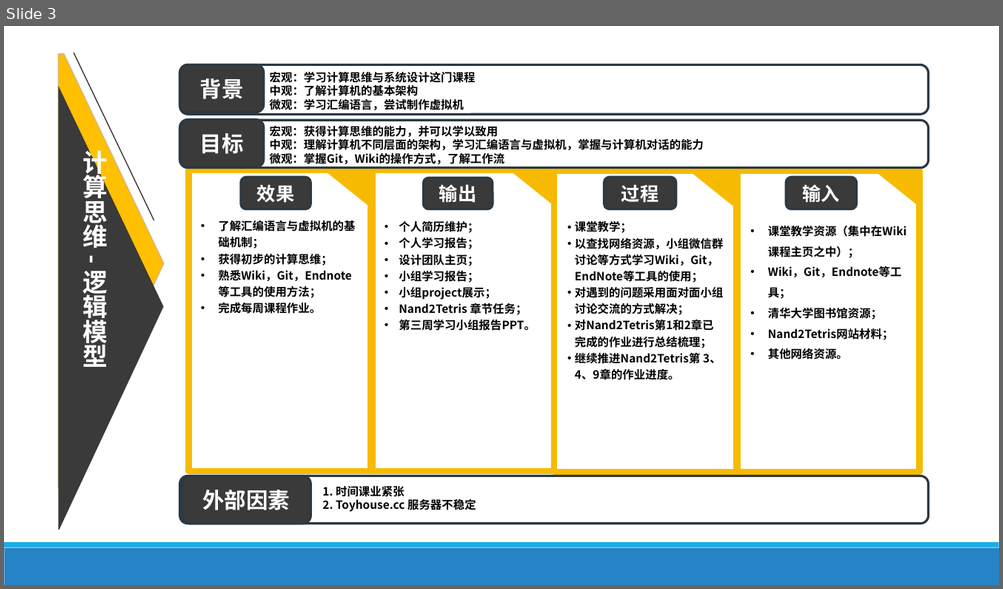
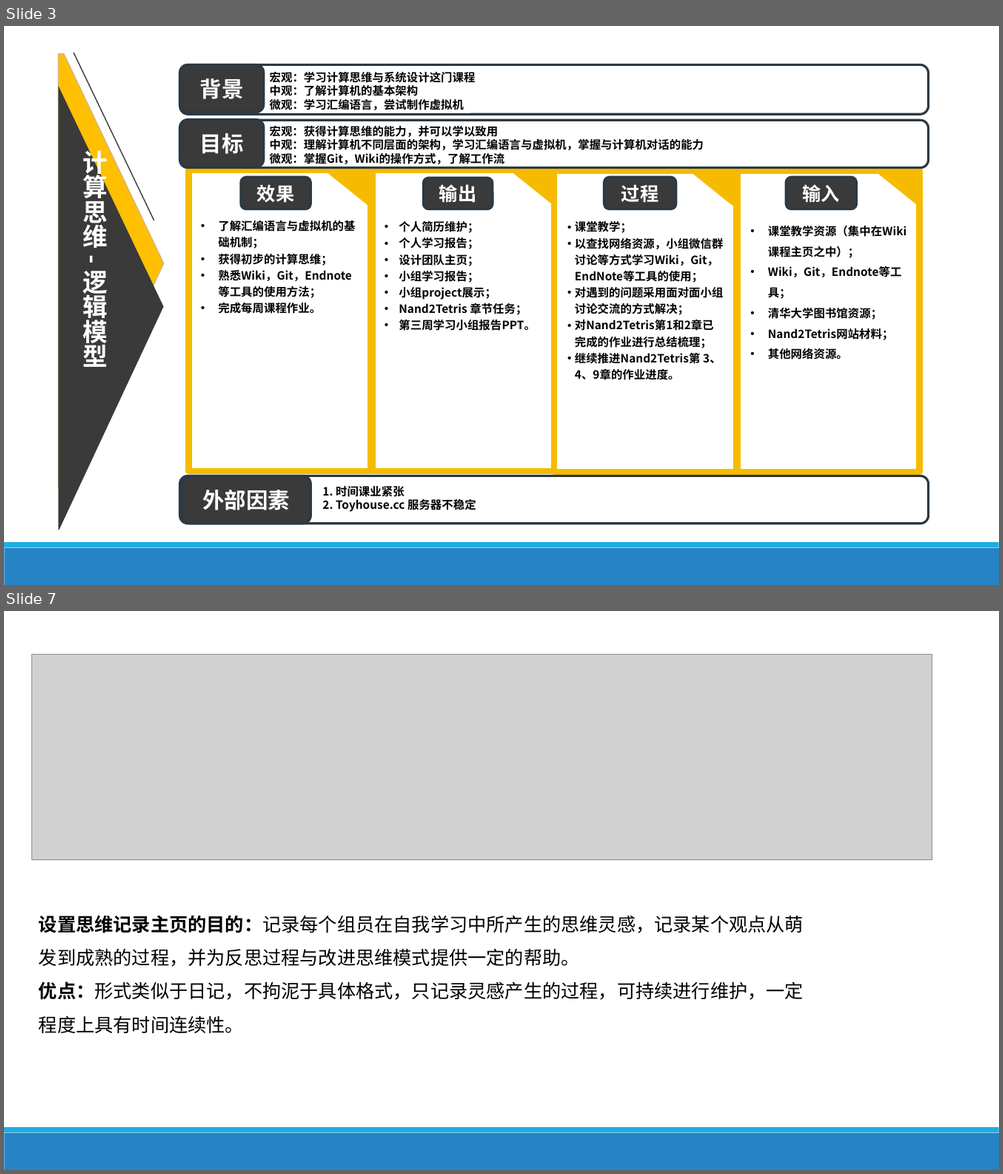
Before and after one commit to jisuansiwei2017/SDCT-2017-Fall, a slide deck: weekly_report/group3/week3.pptx. Shown one above the other, each under a label of ours: slide 3 before the commit, slides 3 and 7 after it; the slides between them are not shown. The pictures are 1003x589 and 1003x1174 pixels, drawn with LibreOffice and Linux fonts; fonts in the diff are those of the drawing; grey boxes stand for pictures. Boxes give left, top, right and bottom in pixels: in the first picture for what was removed or moved away, otherwise in the second. Text is boxed around its words. In the diff, an @@ line names an element or a change of style, - is before the commit and + after.

```diff
--- a/weekly_report/group3/week3.pptx
+++ b/weekly_report/group3/week3.pptx
@@ slide 7 added at <box>4,611,999,1170</box>, background #FFFFFF; not listed: 2 template elements that a slide beside it also shows @@
@@ picture added at <box>31,654,932,860</box> @@
@@ text added at <box>39,915,803,1034</box>, 18 pt, text #000000 @@
+设置思维记录主页的目的：记录每个组员在自我学习中所产生的思维灵感，记录某个观点从萌发到成熟的过程，并为反思过程与改进思维模式提供一定的帮助。
+优点：形式类似于日记，不拘泥于具体格式，只记录灵感产生的过程，可持续进行维护，一定程度上具有时间连续性。
```
Also in this commit, not shown: 4 other slides added.
